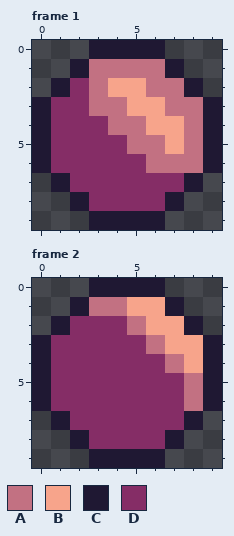
Pixel-art file -- Assets/Game Assets/Tower Defense Map/Towers/Pagong/Pagong_Projectile.aseprite. The picture above is the old version.
10x10 pixels, 6 frames. Shown: frame 1, frame 2. The commit also changed other frames, which this record leaves out.
Palette (. is transparent): A #c27182  B #f7a48b  C #1f1833  D #852d66
Pixels before, frame 1, first column x 0:
 0 ...CCCC...
 1 ..CAAAAC..
 2 .CDABBAAC.
 3 CDDAABBAAC
 4 CDDDAABBAC
 5 CDDDDAABAC
 6 CDDDDDAAAC
 7 .CDDDDDDC.
 8 ..CDDDDC..
 9 ...CCCC...
Pixels before, frame 2, first column x 0:
 0 ...CCCC...
 1 ..CAABBC..
 2 .CDDDABBC.
 3 CDDDDDABBC
 4 CDDDDDDABC
 5 CDDDDDDDAC
 6 CDDDDDDDAC
 7 .CDDDDDDC.
 8 ..CDDDDC..
 9 ...CCCC...
Now the later version:
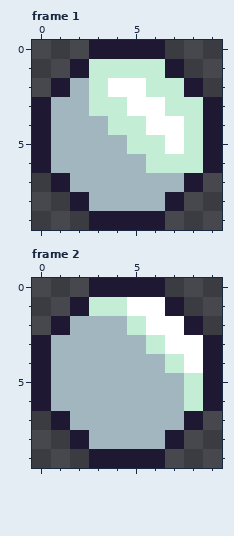
Change:
colour A: #c27182 -> #c3edd5
colour B: #f7a48b -> #ffffff
colour D: #852d66 -> #a1b6bf
